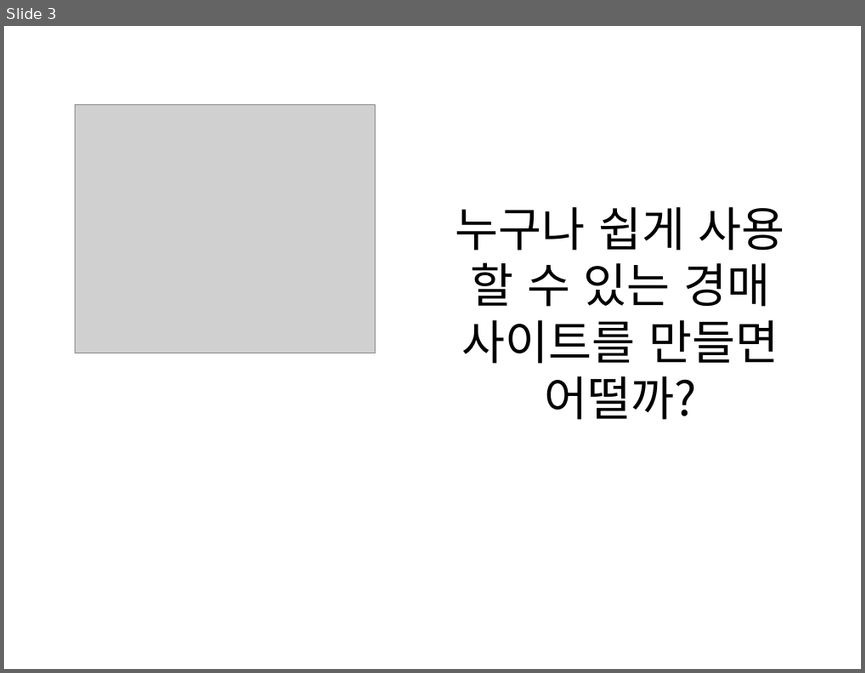
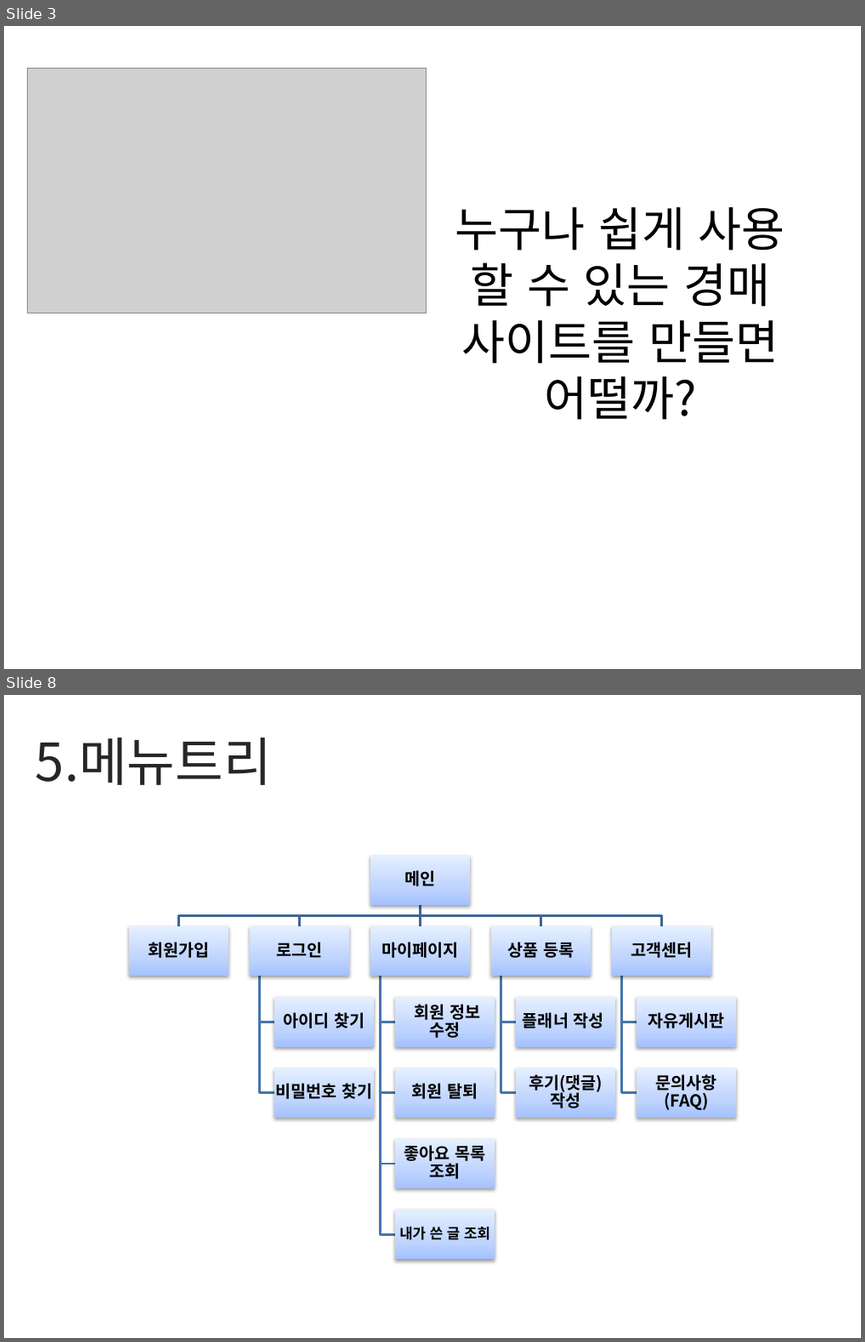
Before and after one commit to caramelslime/alpaca_resources, a slide deck: 알파카 옥션/알파카 옥션 1주차.pptx. Shown one above the other, each under a label of ours: slide 3 before the commit, slides 3 and 8 after it; the slides between them are not shown. The pictures are 865x673 and 865x1342 pixels, drawn with LibreOffice and Linux fonts; fonts in the diff are those of the drawing; grey boxes stand for pictures. Boxes give left, top, right and bottom in pixels: in the first picture for what was removed or moved away, otherwise in the second. Text is boxed around its words. In the diff, an @@ line names an element or a change of style, - is before the commit and + after.

```diff
--- a/알파카 옥션/알파카 옥션 1주차.pptx
+++ b/알파카 옥션/알파카 옥션 1주차.pptx
@@ slide 8 added at box(4, 695, 861, 1338), background #FFFFFF @@
@@ text added at box(35, 737, 272, 785), 44 pt, text #262626 @@
+5.메뉴트리
@@ group added at box(129, 855, 736, 1259): 16 rectangles, 16 texts, 15 freeform shapes @@
+메인
+회원가입
+로그인
+아이디 찾기
+비밀번호 찾기
+마이페이지
+회원 정보 수정
+회원 탈퇴
+좋아요 목록 조회
+내가 쓴 글 조회
+상품 등록
+플래너 작성
+후기(댓글) 작성
+고객센터
+자유게시판
+문의사항(FAQ)
@@ slide 3 changed as well @@
@@ picture: place and size @@
-picture at box(75, 105, 375, 353)
+picture at box(28, 68, 427, 313)
```
Also in this commit, not shown: 5 other slides changed, 1 other file.
